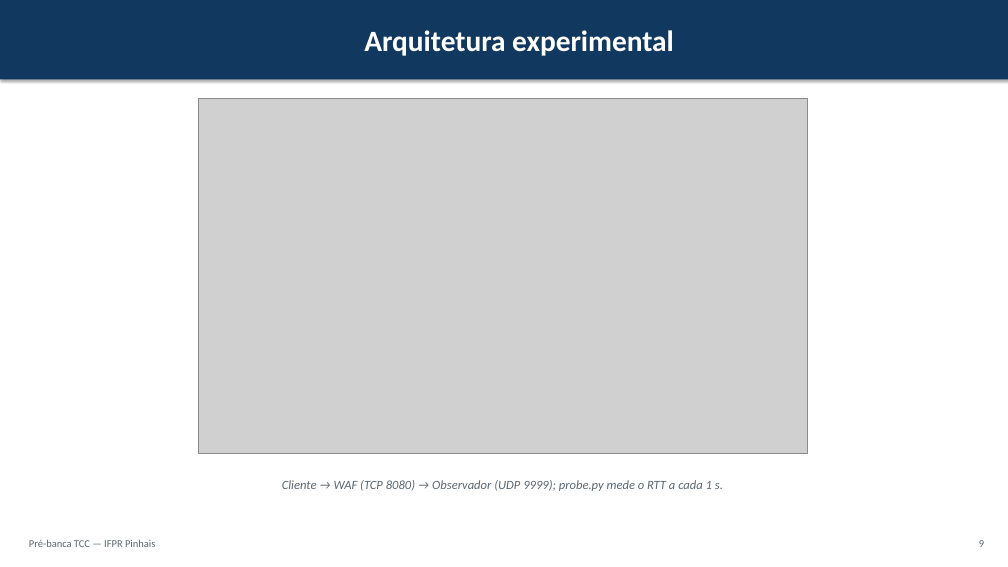
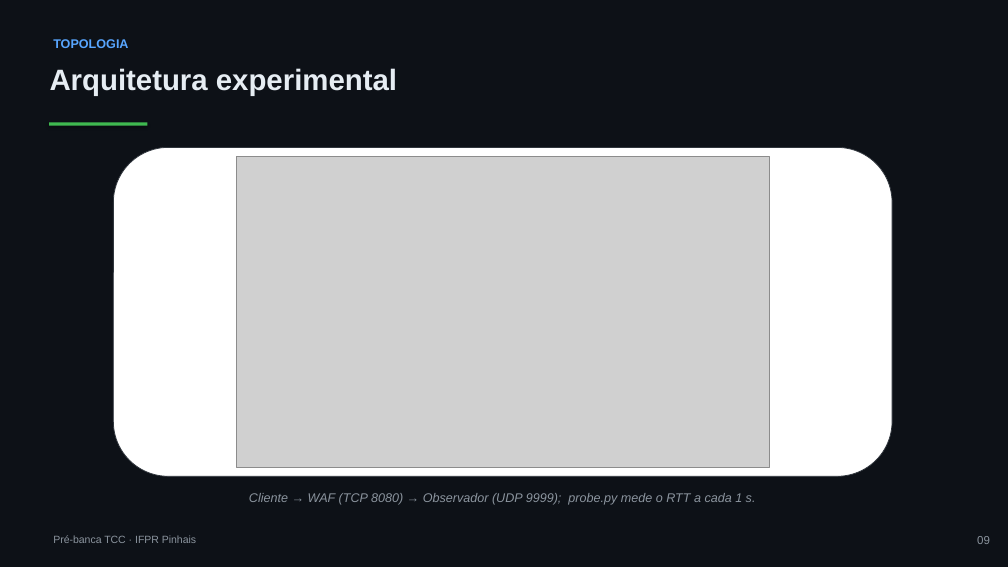
Before and after one commit to joaopedroplinta/vnf-monitoring-benchmark, a slide deck: slide 9 of docs/apresentacao/apresentacao_tcc.pptx. Drawn at 1008x567 pixels with LibreOffice and Linux fonts; fonts in the diff are those of the drawing; grey boxes stand for pictures. Boxes give left, top, right and bottom in pixels: in the first picture for what was removed or moved away, otherwise in the second. Text is boxed around its words. In the diff, an @@ line names an element or a change of style, - is before the commit and + after.

Commit message:
docs: redesenhar slides da pre-banca com tema escuro
Aplica tema escuro tech (fundo grafite, acentos neon verde/azul/laranja)
no gerador PPTX e no HTML reveal.js. Corrige sobreposicoes trocando a
fonte para Arial e ligando auto-ajuste de texto nas caixas. Aperta
fontes e espacamentos no HTML para o conteudo caber sem corte na altura
fixa do slide.

```diff
--- a/docs/apresentacao/apresentacao_tcc.pptx
+++ b/docs/apresentacao/apresentacao_tcc.pptx
@@ background #FFFFFF to #0D1117 @@
@@ text "Arquitetura experimental": place and size @@
-text "Arquitetura experimental" at box(0, 0, 1008, 79)
+text "Arquitetura experimental" at box(50, 68, 397, 96)
@@ text "Arquitetura experimental" at box(50, 68, 397, 96): font Calibri to Arial, text colour #FFFFFF to #E6EDF3; alignment centre to left; more space between paragraphs; vertical alignment middle to top; fill #11385F to none; shadow off @@
@@ text added at box(53, 39, 128, 48), 12 pt, text #58A6FF, bold @@
+TOPOLOGIA
@@ rectangle added at box(49, 123, 147, 126), fill #3FB950 @@
@@ rounded rectangle added at box(113, 147, 892, 476), fill #FFFFFF, outline #30363D 0.75 pt @@
@@ picture: place and size @@
-picture at box(198, 98, 808, 454)
+picture at box(236, 157, 769, 467)
@@ text "Cliente → WAF (TCP 8080) ...": place and size @@
-text "Cliente → WAF (TCP 8080) ..." at box(282, 480, 723, 491)
+text "Cliente → WAF (TCP 8080) ..." at box(249, 493, 756, 505)
@@ text "Cliente → WAF (TCP 8080) ..." at box(249, 493, 756, 505): font Calibri to Arial, text colour #5B6770 to #8B949E @@
@@ text at box(53, 535, 196, 543): text changed; font Calibri to Arial; text colour #5B6770 to #8B949E @@
-Pré-banca TCC — IFPR Pinhais
+Pré-banca TCC · IFPR Pinhais
@@ text added at box(977, 536, 990, 544), 11 pt, text #8B949E @@
+09
@@ text removed at box(979, 540, 984, 547) @@
-9
```
Also in this commit, not shown: 18 other slides changed, 2 other files.
